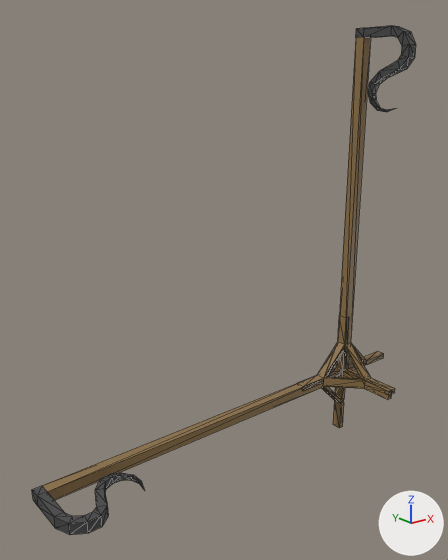
The COLLADA model Assets/Lantern Pole/lanternPole.dae, before and after one commit.
Rendered twice from a 50 mm lens placed at (-16.09, -13.28, 9.85), pointed at (-5.65, -0.24, 4.63). Lighting does not change. The marker at lower right points along +X, +Y and +Z. Mesh edges are drawn as thin lines.

Script lines for the objects in view, before the commit:
```python
me_cube_000 = bpy.data.meshes.new('Cube.000')
me_cube_000.from_pydata(...)  # 105 vertices, 218 faces; spans x -11.51..0.0, y -2.16..0.16, z -2.16..2.16
# faces by material slot: [100, 118]
me_cube_000.materials.append(mat_material)  # dark grey #464646
me_cube_000.materials.append(mat_material_001)  # brown #8d7147
me_cube_001 = bpy.data.meshes.new('Cube.001')
me_cube_001.from_pydata(...)  # 105 vertices, 218 faces; spans x -2.16..2.16, y -2.16..0.16, z 0.0..11.51
# faces by material slot: [100, 118]
me_cube_001.materials.append(mat_material)  # dark grey #464646
me_cube_001.materials.append(mat_material_001)  # brown #8d7147
ob_cube = bpy.data.objects.new('Cube', me_cube_001)
ob_cube.location = (0.0, 0.0, 0.0)
ob_cube_001 = bpy.data.objects.new('Cube_001', me_cube_000)
ob_cube_001.location = (0.0, 0.0, 0.0)
```
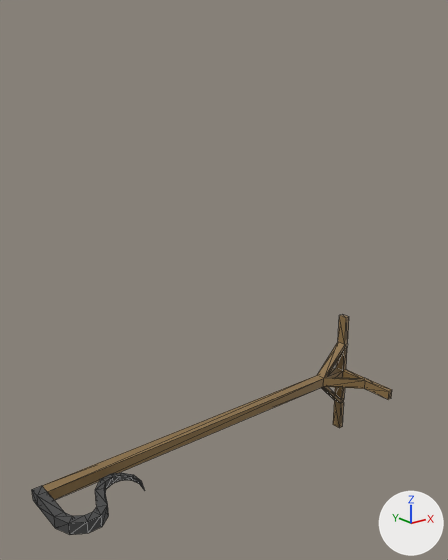
The newer file is also turned or shifted as a whole; pictures and numbers use the older file's frame.

Diff of the bpy script that builds the scene:
```diff
--- a/Assets/Lantern Pole/lanternPole.dae.py
+++ b/Assets/Lantern Pole/lanternPole.dae.py
@@ ob_cube @@
-ob_cube = bpy.data.objects.new('Cube', me_cube_001)
-ob_cube.location = (0.0, 0.0, 0.0)
```

Location of each change, (x1, y1, x2, y2) in pixels of the pictures (448 x 560 px):
'Cube', deleted (brown)
    before: (297, 25, 416, 395)
    faces in mat_material_001 (brown #8d7147): (297, 37, 395, 395)
    faces in mat_material (dark grey #464646): (356, 25, 416, 112)
